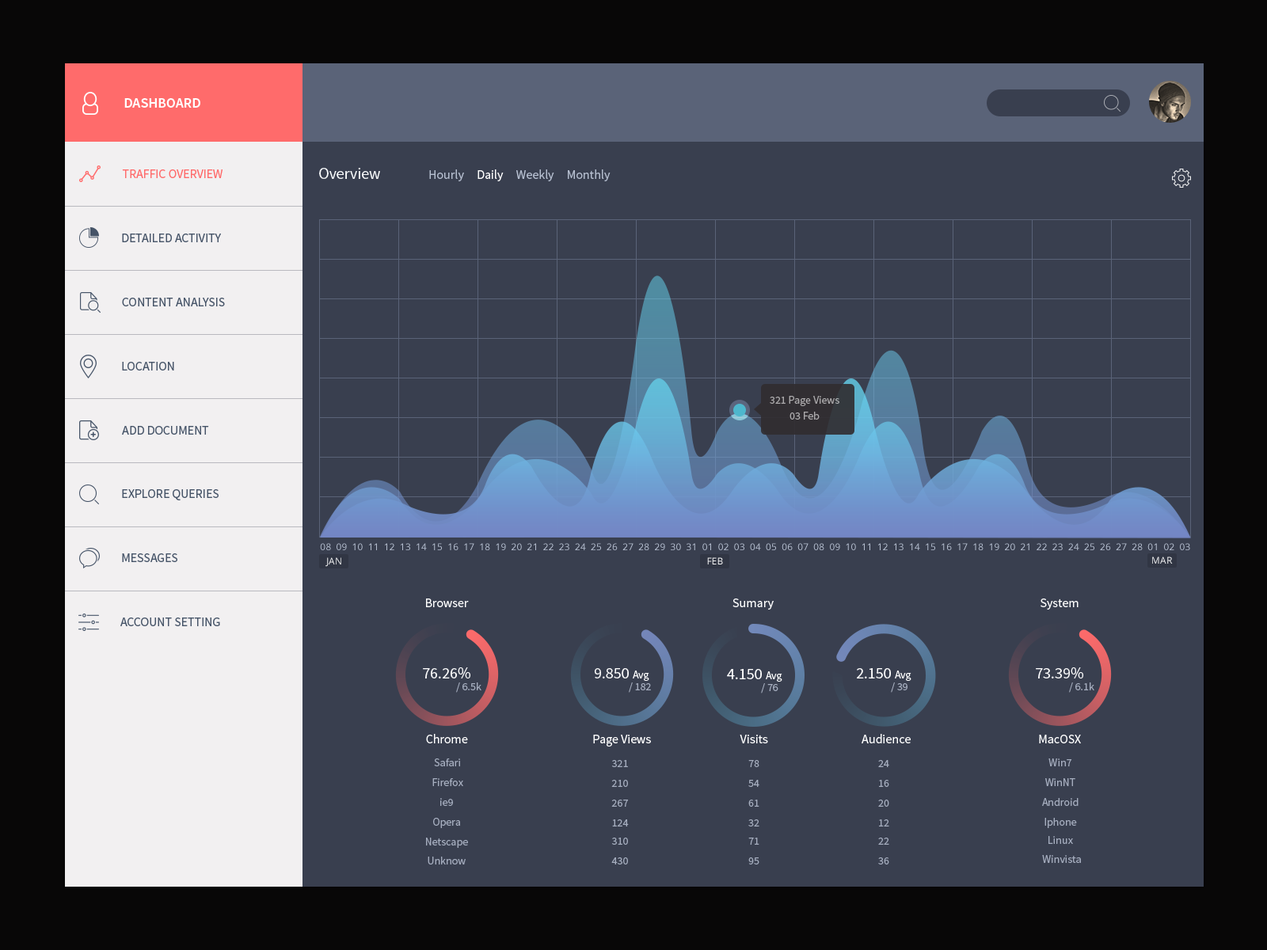
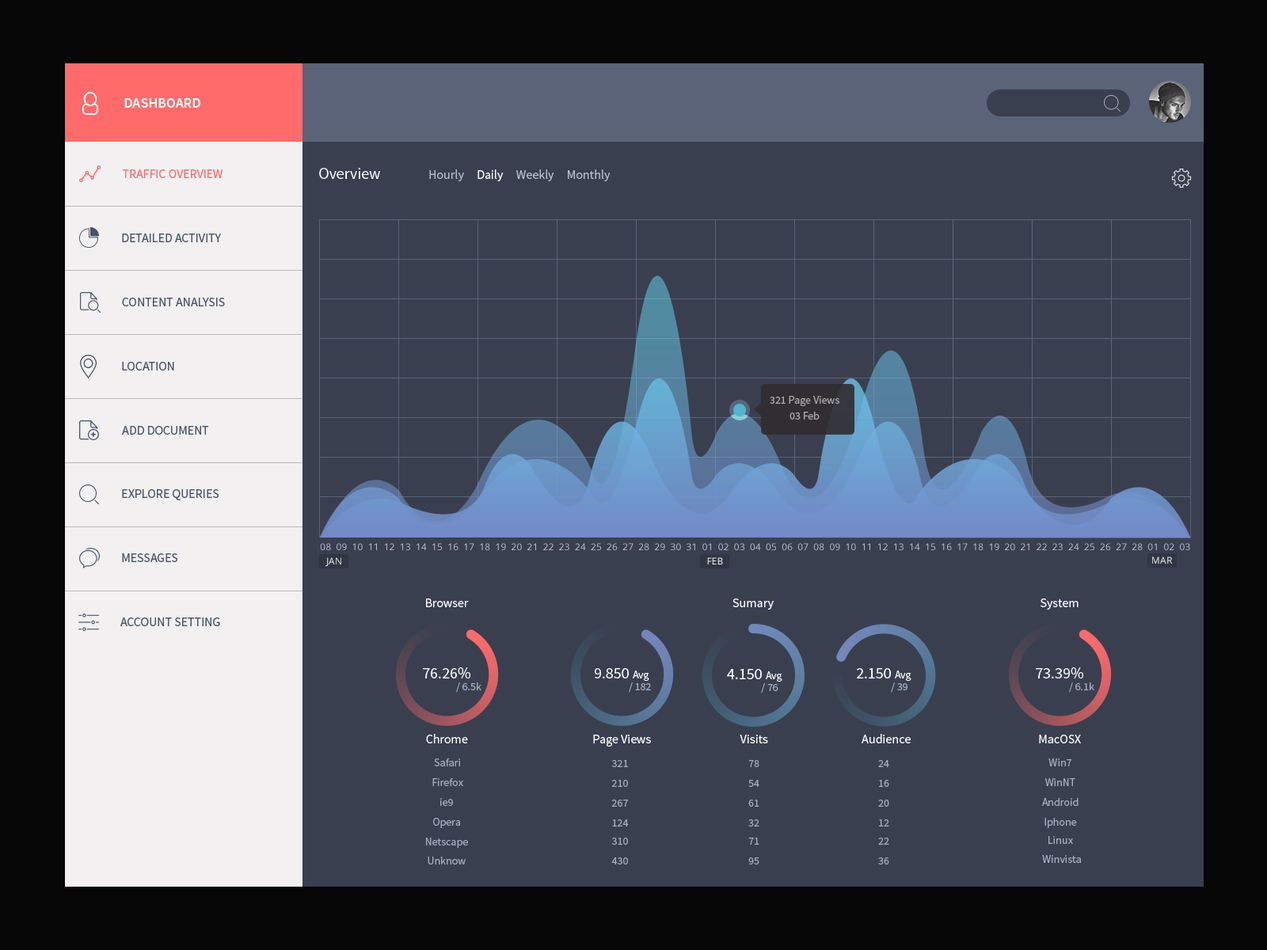
Two versions of the same layered image (1267 x 950). Layer-by-layer changes:
painted on "388651_2244600914824_1090746384_n 17.03.38" over 1148, 80, 1191, 123
